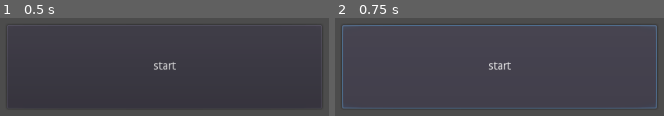
Above: before the commit, frames 1-2 (left to right).
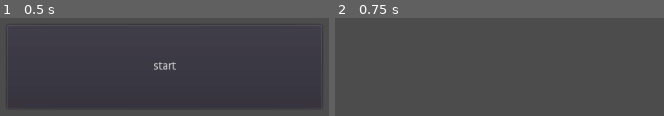
Above: after the commit, the same moments.

Repository: CheesiestDorito/Eoom-Dternal
Game: Godot game, scene res://Main Menu.tscn
Same seed, same stepped clock (60 frames per second), same inputs: the game is played once before the commit and once after it.
Inputs:
- Up to frame 1 (0.5 s): no input
- Up to frame 2 (0.75 s): click "start" at 0.5 s

Frame 1 is identical in both runs. In frame 2, 2.8% of the frame differs, in the area x 2-98%, y 7-93%.

Commit message:
able to change scene with start button

Diff:
--- a/Main Menu.tscn
+++ b/Main Menu.tscn
@@ -11,5 +11,6 @@
 margin_bottom = 352.0
 text = "start"
 script = ExtResource( 1 )
+scene_to_load = "res://main game.tscn"
 
 [connection signal="pressed" from="Start" to="Start" method="_on_Start_pressed"]
